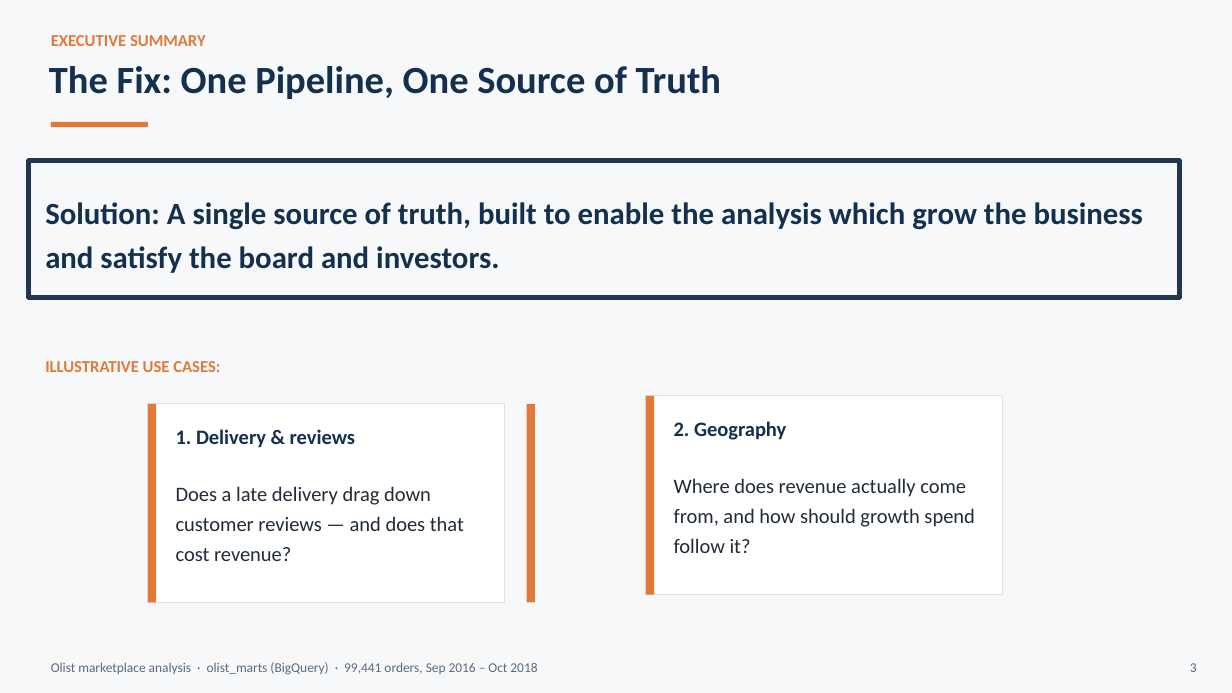
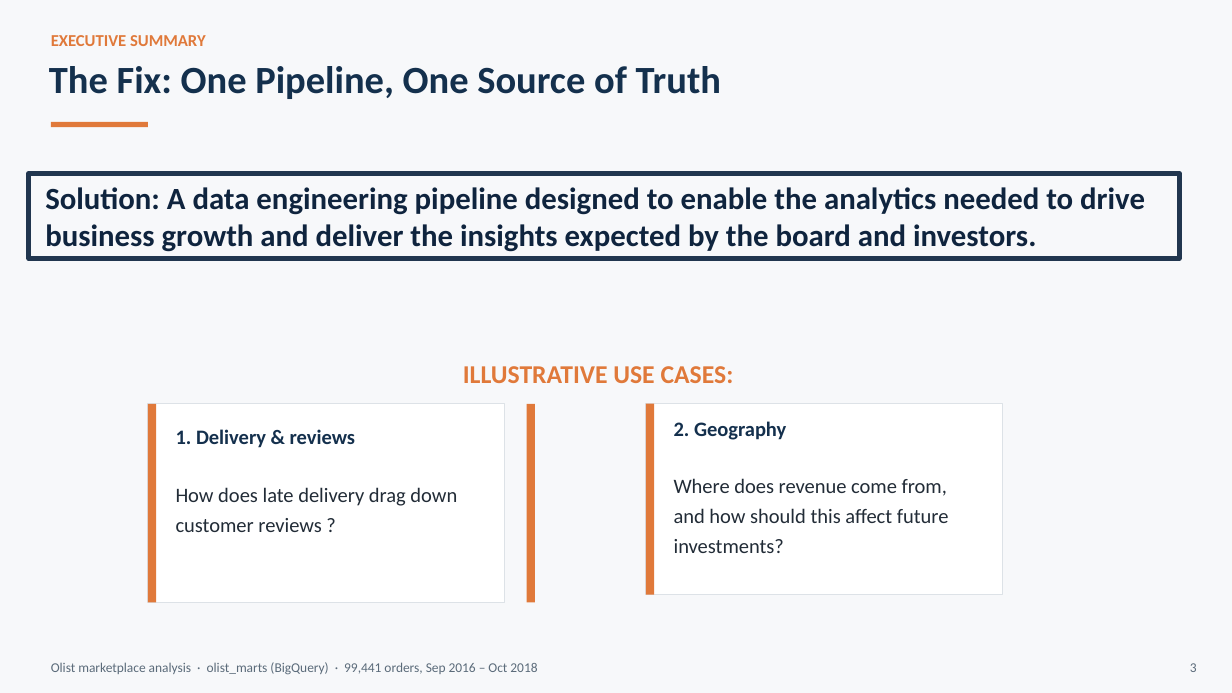
Before and after one commit to cheanwei/ntu-dsai-group5-project2, a slide deck: slide 3 of docs/Olist_Executive_Summary.pptx. Drawn at 1232x693 pixels with LibreOffice and Linux fonts; fonts in the diff are those of the drawing. Boxes give left, top, right and bottom in pixels: in the first picture for what was removed or moved away, otherwise in the second. Text is boxed around its words. In the diff, an @@ line names an element or a change of style, - is before the commit and + after.

```diff
--- a/docs/Olist_Executive_Summary.pptx
+++ b/docs/Olist_Executive_Summary.pptx
@@ rectangle: place and size @@
-rectangle at [29, 161, 1179, 298]
+rectangle at [29, 173, 1179, 258]
@@ text at [45, 187, 1145, 252]: text changed; text colour #14304D to #0F243E @@
-Solution: A single source of truth, built to enable the analysis which grow the business and satisfy the board and investors.
+Solution: A data engineering pipeline designed to enable the analytics needed to drive business growth and deliver the insights expected by the board and investors.
@@ text "ILLUSTRATIVE USE CASES:": place and size @@
-text "ILLUSTRATIVE USE CASES:" at [45, 361, 220, 372]
+text "ILLUSTRATIVE USE CASES:" at [463, 366, 734, 383]
@@ text "ILLUSTRATIVE USE CASES:" at [463, 366, 734, 383]: size 13 to 20 pt; alignment left to centre @@
@@ rectangle: place and size @@
-rectangle at [646, 396, 1003, 595]
+rectangle at [646, 404, 1003, 595]
@@ rectangle: place and size @@
-rectangle at [646, 396, 654, 595]
+rectangle at [646, 404, 654, 595]
@@ text at [674, 478, 949, 553]: text changed @@
-Where does revenue actually come from, and how should growth spend follow it?
+Where does revenue come from, and how should this affect future investments?
@@ text at [176, 487, 457, 532]: text changed @@
-Does a late delivery drag down customer reviews — and does that cost revenue?
+How does late delivery drag down customer reviews ?
```
Also in this commit, not shown: 10 other slides changed, 1 slide added, 1 slide removed.
